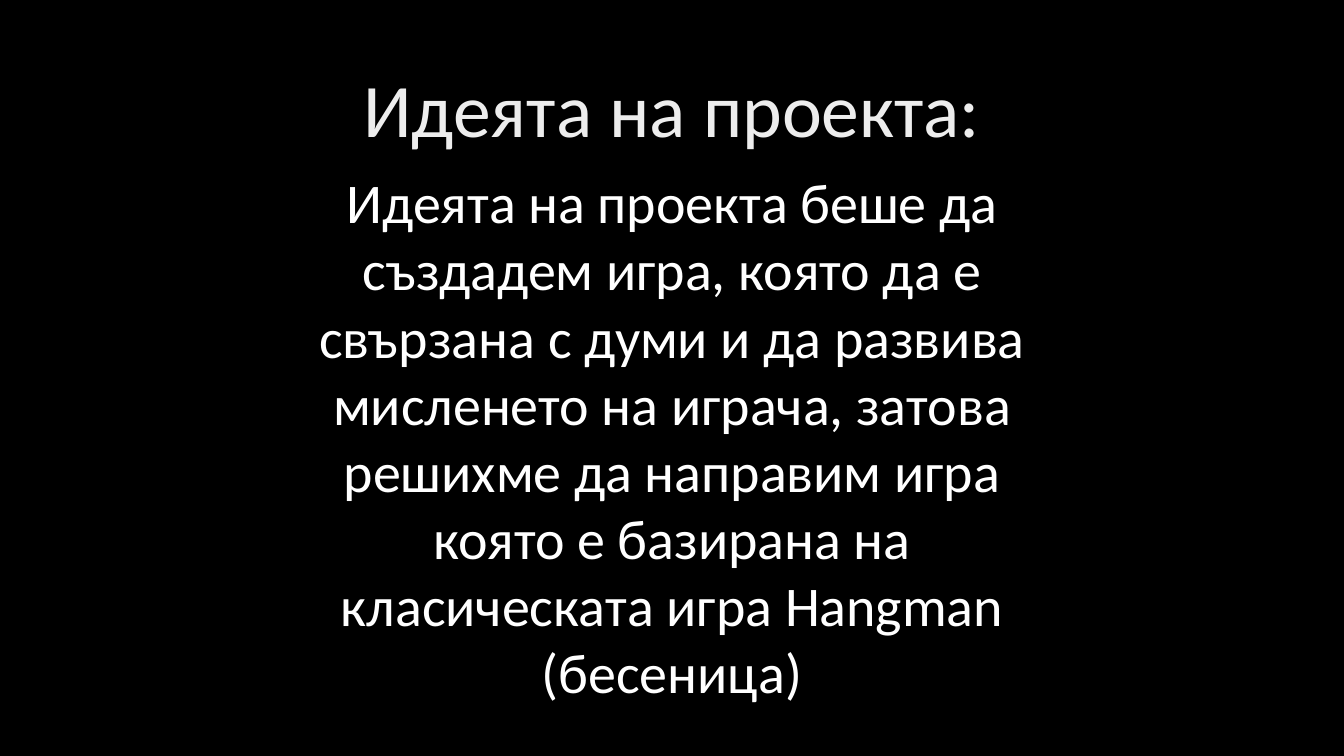
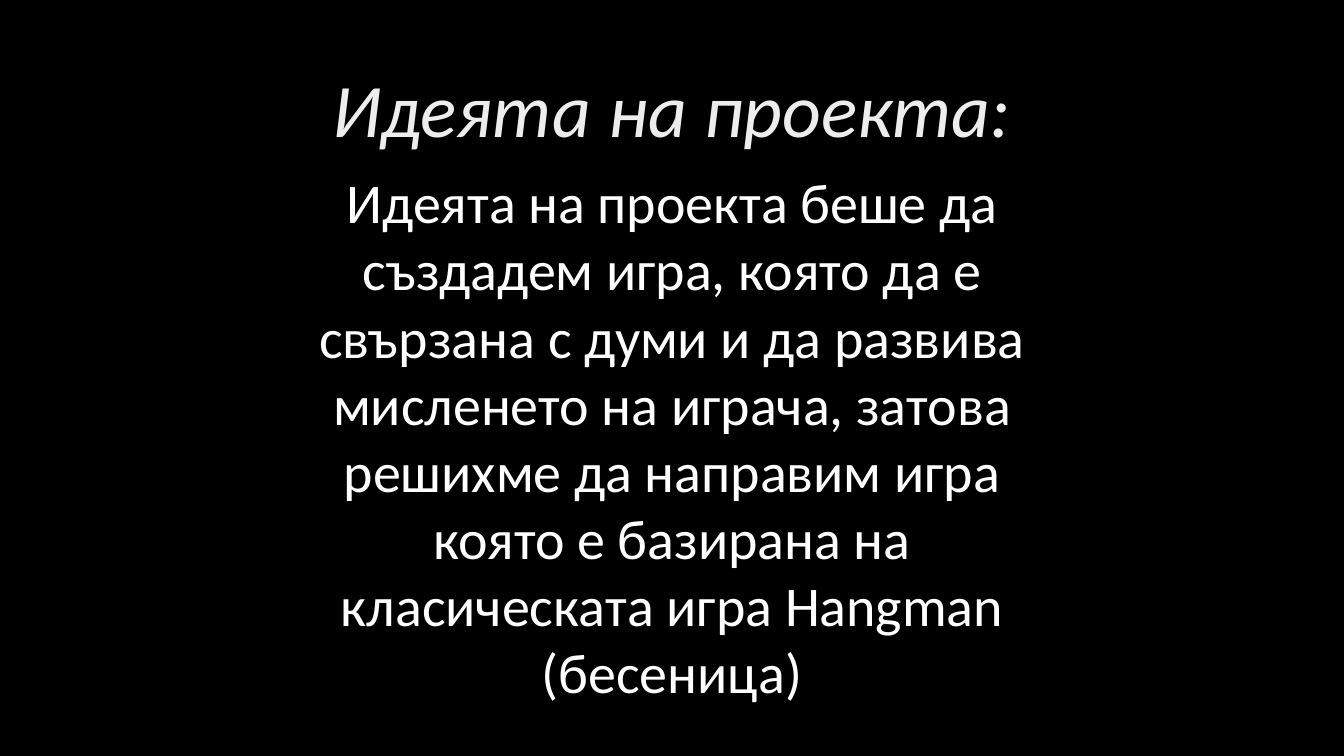
Before and after one commit to EGGeorgieva21/Hangman-project-2022, a slide deck: slide 6 of docs/presentation.pptx. Drawn at 1344x756 pixels with LibreOffice and Linux fonts; fonts in the diff are those of the drawing; background and template pictures are left out. Boxes give left, top, right and bottom in pixels: in the first picture for what was removed or moved away, otherwise in the second. Text is boxed around its words. In the diff, an @@ line names an element or a change of style, - is before the commit and + after.

```diff
--- a/docs/presentation.pptx
+++ b/docs/presentation.pptx
@@ title "Идеята на проекта:" at (x1=333, y1=88, x2=1011, y2=150): italic on @@
```
Also in this commit, not shown: 7 other slides changed, 1 slide added, 1 slide removed, 1 other file.
